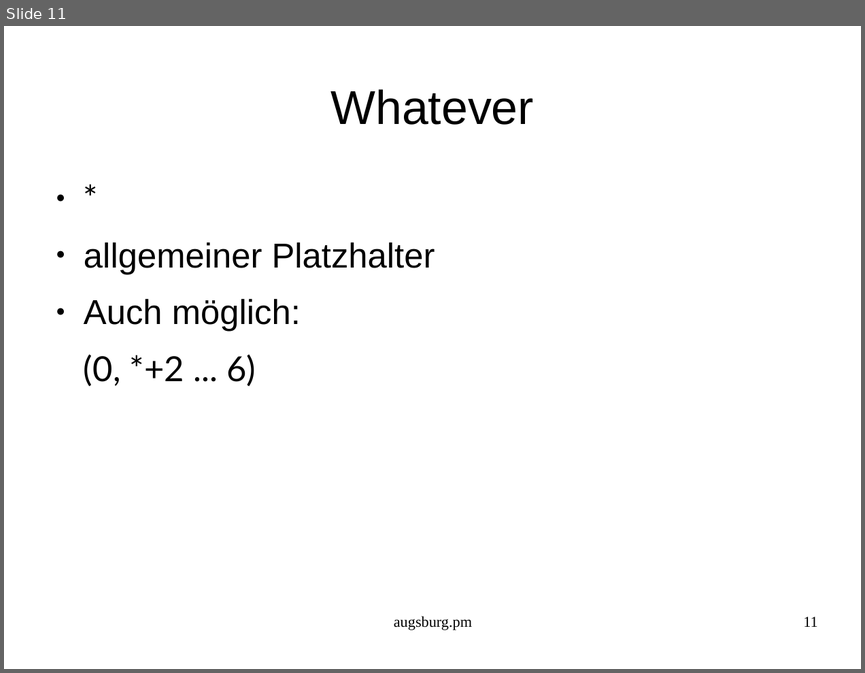
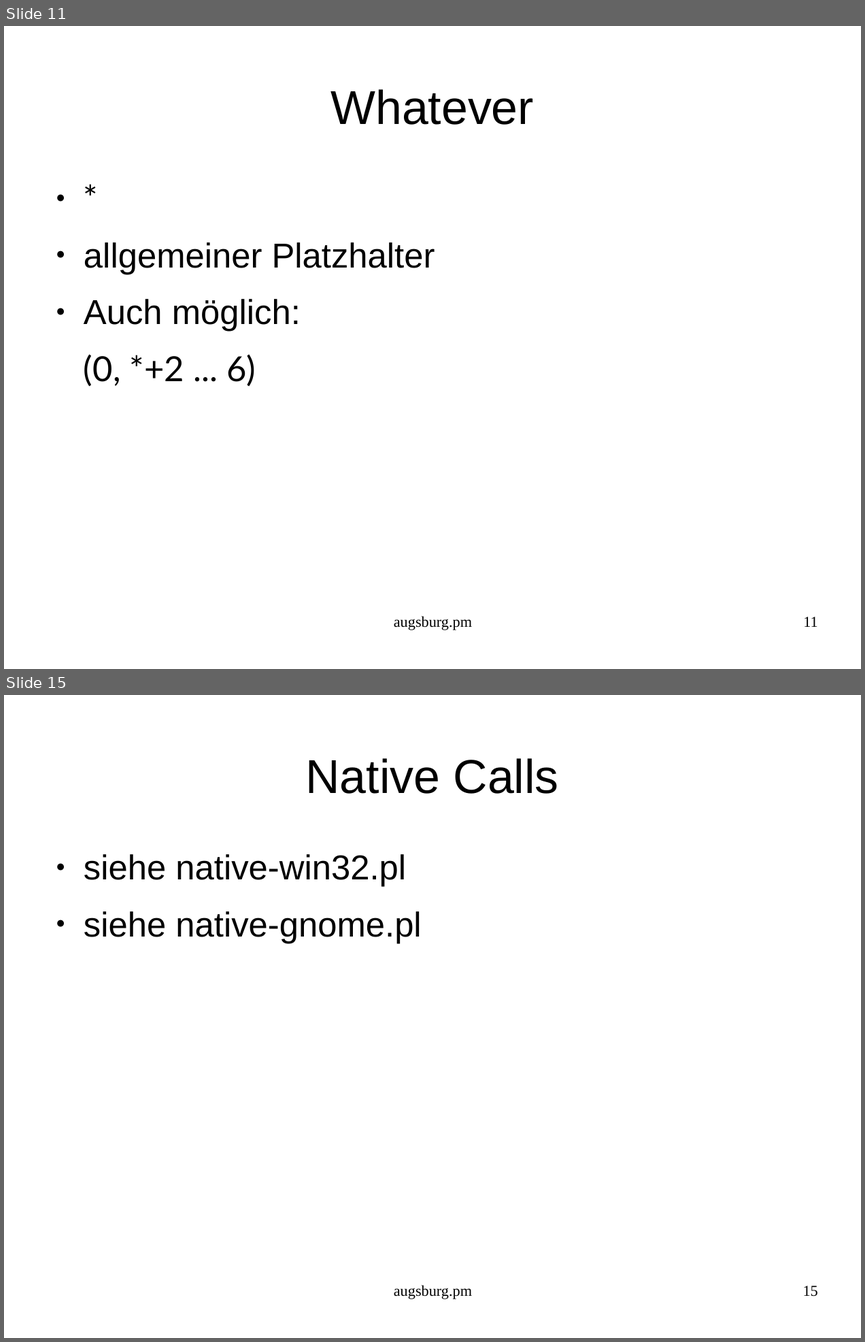
Before and after one commit to augsburgpm/augsburgpm.talk.2016.02, a slide deck: talk.odp. Shown one above the other, each under a label of ours: slide 11 before the commit, slides 11 and 15 after it; the slides between them are not shown. The pictures are 865x673 and 865x1342 pixels, drawn with LibreOffice and Linux fonts; fonts in the diff are those of the drawing. Boxes give left, top, right and bottom in pixels: in the first picture for what was removed or moved away, otherwise in the second. Text is boxed around its words. In the diff, an @@ line names an element or a change of style, - is before the commit and + after.

```diff
--- a/talk.odp
+++ b/talk.odp
@@ slide 15 added at (x1=4, y1=695, x2=861, y2=1338), background #FFFFFF @@
@@ title added at (x1=305, y1=758, x2=559, y2=794), 44 pt, text #000000 @@
+Native Calls
@@ text added at (x1=84, y1=854, x2=421, y2=943), 32 pt, text #000000 @@
+● siehe native-win32.pl
+● siehe native-gnome.pl
@@ text added at (x1=394, y1=1285, x2=472, y2=1299), 14 pt, text #000000 @@
+augsburg.pm
@@ page number added at (x1=803, y1=1285, x2=818, y2=1296), 14 pt, text #000000 @@
+15
```
Also in this commit, not shown: 1 slide changed, 11 other slides added, 1 slide removed, 4 other files.
